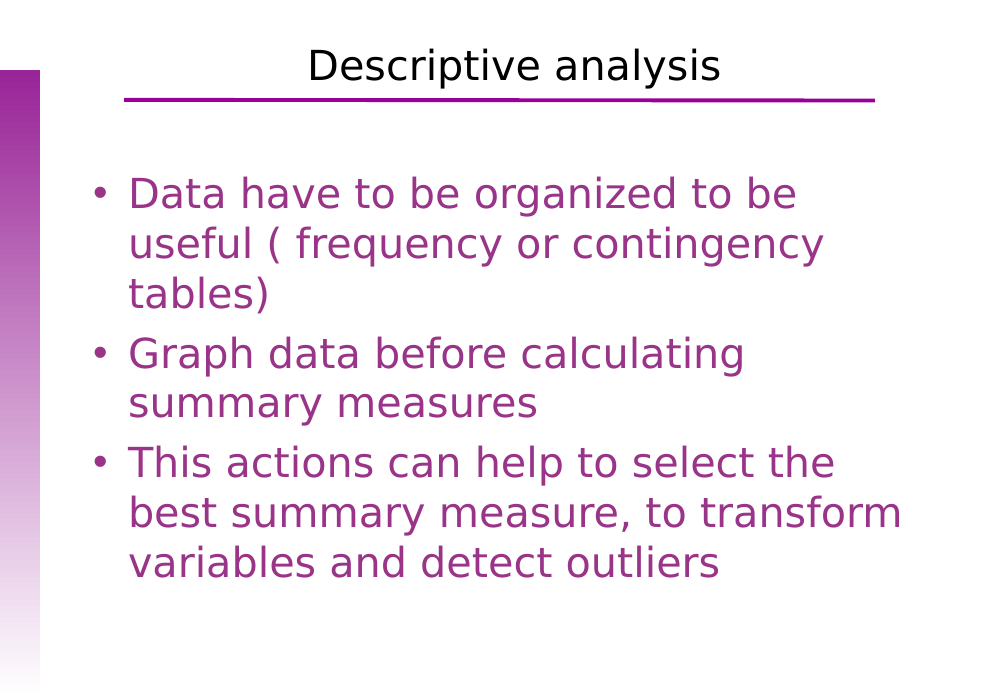
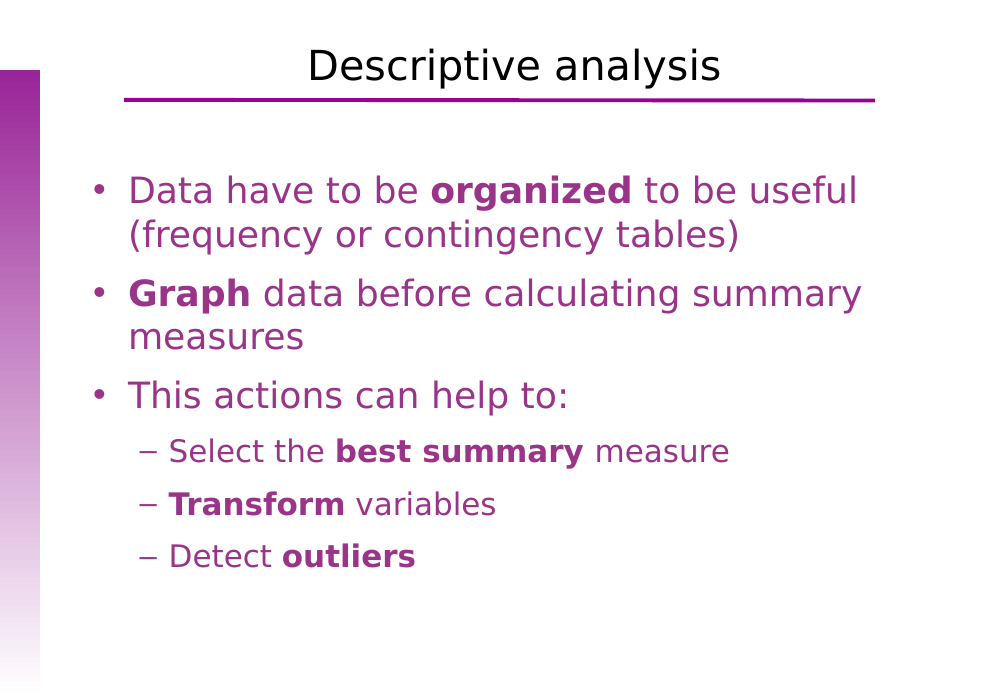
Before and after one commit to uebvhir/Course_Basic_Statistics-VHIO-2019, a slide deck: slide 10 of Sessio_2/EBB_2018_Session_2_Descriptive_analysis.ppt. Drawn at 1008x698 pixels with LibreOffice and Linux fonts; fonts in the diff are those of the drawing; background and template pictures are left out. Boxes give left, top, right and bottom in pixels: in the first picture for what was removed or moved away, otherwise in the second. Text is boxed around its words. In the diff, an @@ line names an element or a change of style, - is before the commit and + after.

```diff
--- a/Sessio_2/EBB_2018_Session_2_Descriptive_analysis.ppt
+++ b/Sessio_2/EBB_2018_Session_2_Descriptive_analysis.ppt
@@ text at (128, 175, 859, 255): text changed; size 32 to 28 pt @@
-• Data have to be organized to be useful ( frequency or contingency tables)
+• Data have to be organized to be useful (frequency or contingency tables)
@@ text at (128, 278, 862, 350): size 32 to 28 pt in "Graph data before calculating summary measures"; bold on in "Graph"; more space between paragraphs @@
@@ text at (128, 380, 730, 568): text changed; size 32 to 24 pt @@
-• This actions can help to select the best summary measure, to transform variables and detect outliers
+• This actions can help to:
+  – Select the best summary measure
+  – Transform variables
+  – Detect outliers
```
Also in this commit, not shown: 21 other slides changed, 1 slide added, 1 slide removed, 1 other file.
